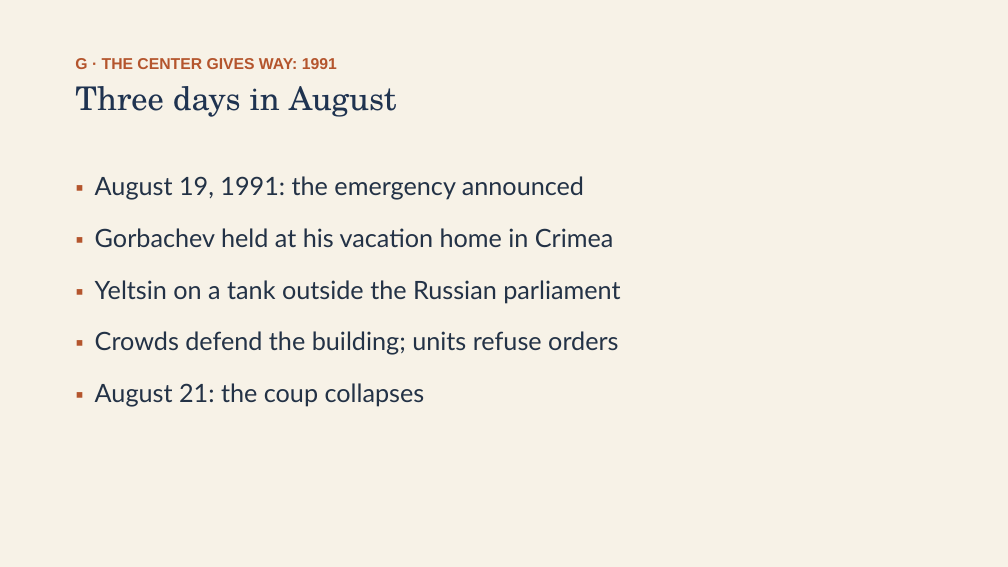
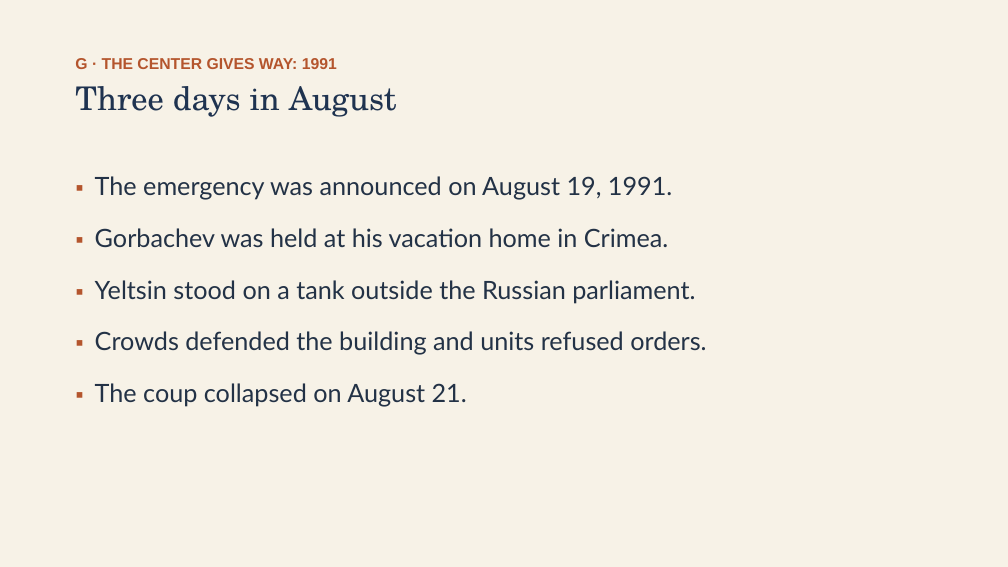
Before and after one commit to ab17gthb/humanities-curriculum-group, a slide deck: slide 20 of cold-war/lesson-08/lesson-08-slides.pptx. Drawn at 1008x567 pixels with LibreOffice and Linux fonts; fonts in the diff are those of the drawing. Boxes give left, top, right and bottom in pixels: in the first picture for what was removed or moved away, otherwise in the second. Text is boxed around its words. In the diff, an @@ line names an element or a change of style, - is before the commit and + after.

```diff
--- a/cold-war/lesson-08/lesson-08-slides.pptx
+++ b/cold-war/lesson-08/lesson-08-slides.pptx
@@ text at <box>95,176,706,406</box>: text changed @@
-▪ August 19, 1991: the emergency announced
-▪ Gorbachev held at his vacation home in Crimea
-▪ Yeltsin on a tank outside the Russian parliament
-▪ Crowds defend the building; units refuse orders
-▪ August 21: the coup collapses
+▪ The emergency was announced on August 19, 1991.
+▪ Gorbachev was held at his vacation home in Crimea.
+▪ Yeltsin stood on a tank outside the Russian parliament.
+▪ Crowds defended the building and units refused orders.
+▪ The coup collapsed on August 21.
```
Also in this commit, not shown: 8 other slides changed, 6 other files.
